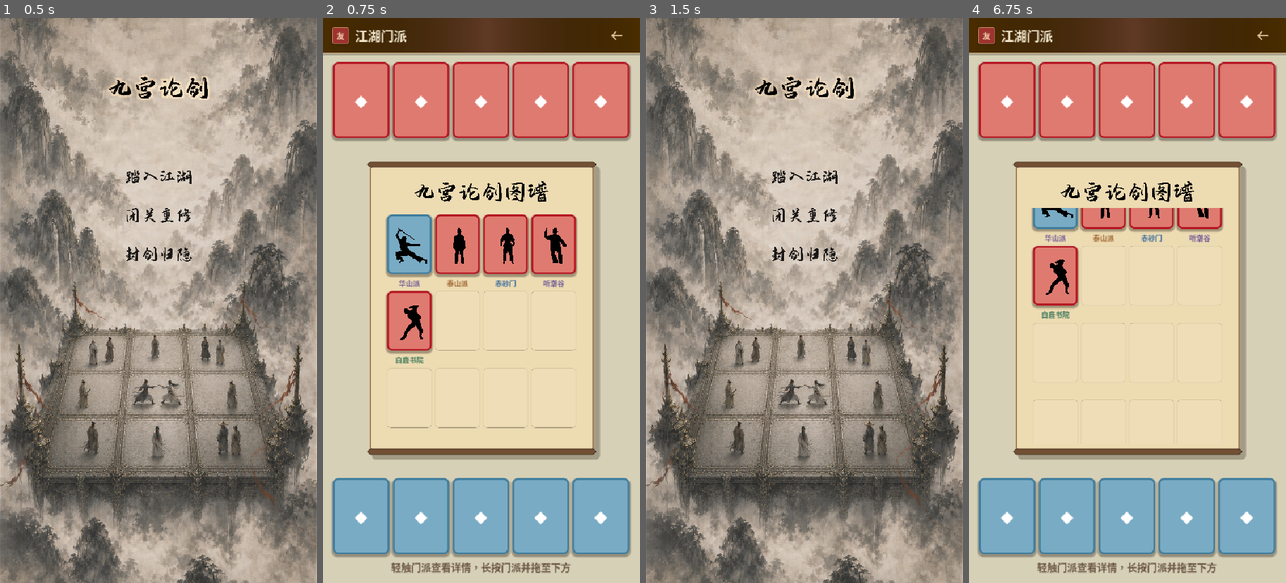
Above: before the commit, frames 1-4 (left to right).
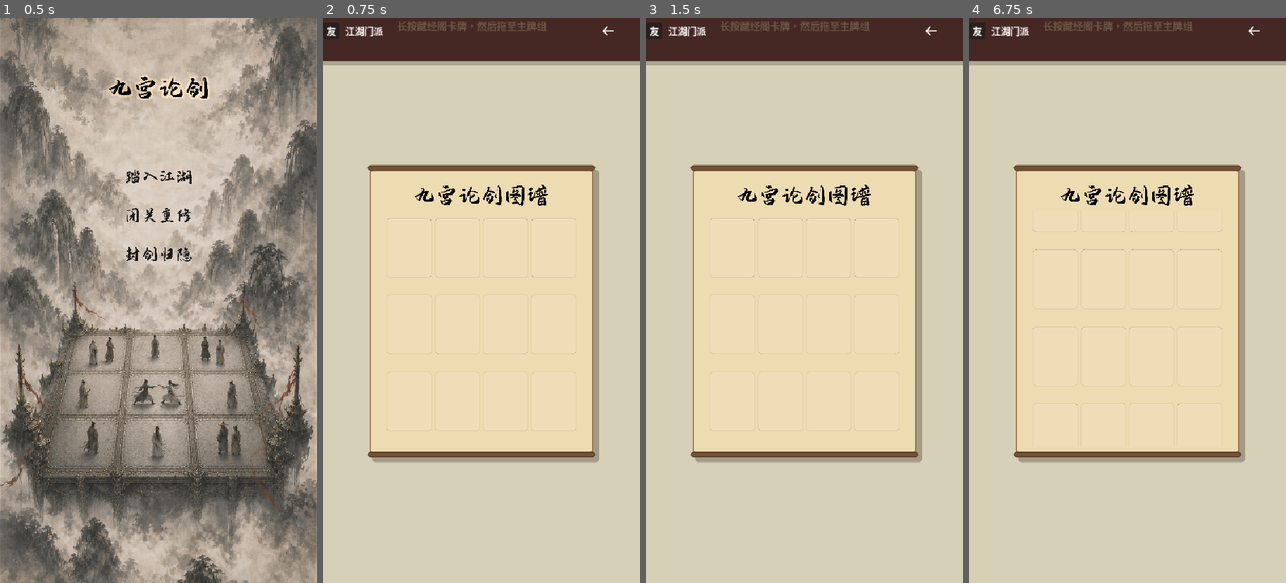
Above: after the commit, the same moments.

Repository: YLMstring/WuXiaCard
Game: Godot game, scene res://main.tscn
Same seed, same stepped clock (60 frames per second), same inputs: the game is played once before the commit and once after it.
Inputs (mouse positions are in pixels of both pictures, inside the frame that each line leads up to; where the layout moved, square brackets give the same spot in the first picture):
- Up to frame 1 (0.5 s): no input
- Up to frame 2 (0.75 s): click (481, 176) at 0.5 s
- Up to frame 3 (1.5 s): click (931, 29) [940, 34] at 1.25 s
- Up to frame 4 (6.75 s): click (1127, 176) at 2.02 s; tap Enter at 2.75, 4.25, 5.75 s; drag from (1007, 102) to (1159, 176) at 2.77 s; tap Space at 3.5, 5, 6.5 s; drag from (1067, 102) to (1111, 413) at 3.52 s; move the mouse to (1127, 102) at 4.27 s; click (1127, 102) at 4.42 s; drag from (1187, 102) to (1032, 215) at 5.02 s; drag from (1247, 102) to (1143, 300) at 5.77 s; drag from (1054, 249) to (1079, 159) at 6.52 s

Frame 1 is identical in both runs. In frame 2, 45% of the frame differs, in the area x 0-100%, y 0-99%; in frame 3, 88%, in the area x 0-100%, y 0-100%; in frame 4, 41%.
Error after the commit: Assertion failed: Invalid card catalog: ["Definition is absent from ALL_CARD_IDS: JinZhenDuJie2", "Definition is absent from ALL_CARD_IDS: JinZhenDuJie3", "Def…

Commit message:
Update card_catalog.gd

Diff:
--- a/scripts/card_catalog.gd
+++ b/scripts/card_catalog.gd
@@ -1528,13 +1528,49 @@
 	&"JinZhenDuJie1": {
 		"id": &"JinZhenDuJie1",
 		"glyph": "金针渡劫",
-		"picture": "res://pics/LKT010_017.png",
+		"picture": "res://pics/LKT010_567.png",
 		"sect": "恒山派",
 		"tier": 1,
 		"weapon": "轻剑",
 		"description": "",
 		"flavor": "恒山派剑法，圆转绵密，长于守御，破绽极少。",
-		"powers": [7, 3, 5, 6],
+		"powers": [6, 6, 3, 3],
+		"abilities": [],
+	},
+	&"JinZhenDuJie2": {
+		"id": &"JinZhenDuJie2",
+		"glyph": "金针渡劫",
+		"picture": "res://pics/LKT010_567.png",
+		"sect": "恒山派",
+		"tier": 2,
+		"weapon": "轻剑",
+		"description": "进场后，将首个最初是友方的敌方移回你的手牌。",
+		"flavor": "恒山派剑法，圆转绵密，长于守御，破绽极少。",
+		"powers": [6, 6, 3, 3],
+		"abilities": [],
+	},
+	&"JinZhenDuJie3": {
+		"id": &"JinZhenDuJie3",
+		"glyph": "金针渡劫",
+		"picture": "res://pics/LKT010_567.png",
+		"sect": "恒山派",
+		"tier": 3,
+		"weapon": "轻剑",
+		"description": "进场后，将首个最初是友方的敌方移回你的手牌。敌方攻击后，若本次攻击中有在我攻击范围内的友方被翻面，我发起攻击，然后失去此效果。",
+		"flavor": "恒山派剑法，圆转绵密，长于守御，破绽极少。",
+		"powers": [6, 6, 3, 3],
+		"abilities": [],
+	},
+	&"JinZhenDuJie4": {
+		"id": &"JinZhenDuJie4",
+		"glyph": "金针渡劫",
+		"picture": "res://pics/LKT010_567.png",
+		"sect": "恒山派",
+		"tier": 4,
+		"weapon": "轻剑",
+		"description": "进场后，将首个最初是友方的敌方移回你的手牌。敌方攻击后，若本次攻击中有在我攻击范围内的友方被翻面，我发起攻击，然后失去此效果。",
+		"flavor": "恒山派剑法，圆转绵密，长于守御，破绽极少。",
+		"powers": [7, 7, 3, 4],
 		"abilities": [],
 	},
 	&"qianji_tingyu": {
